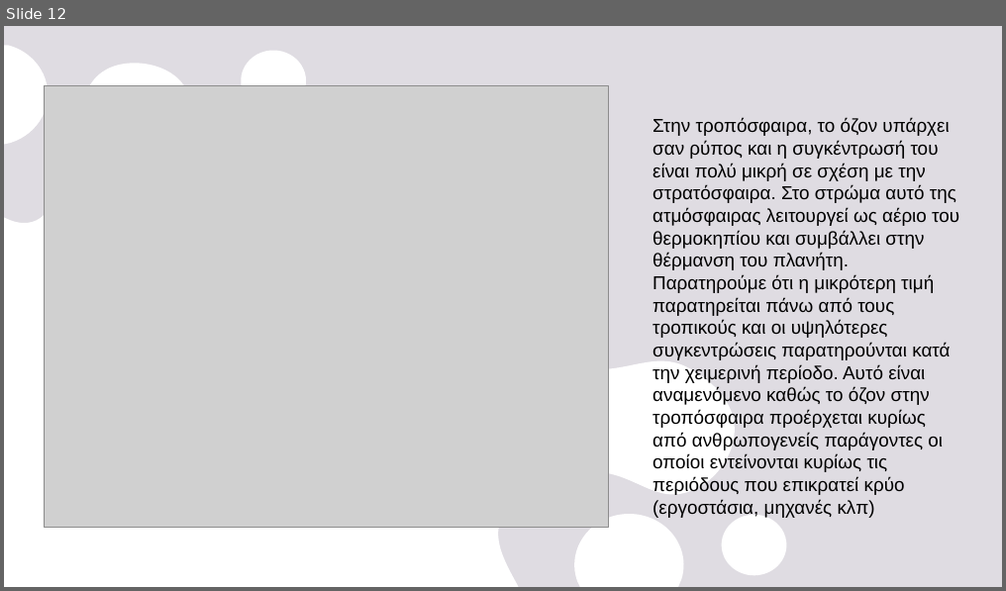
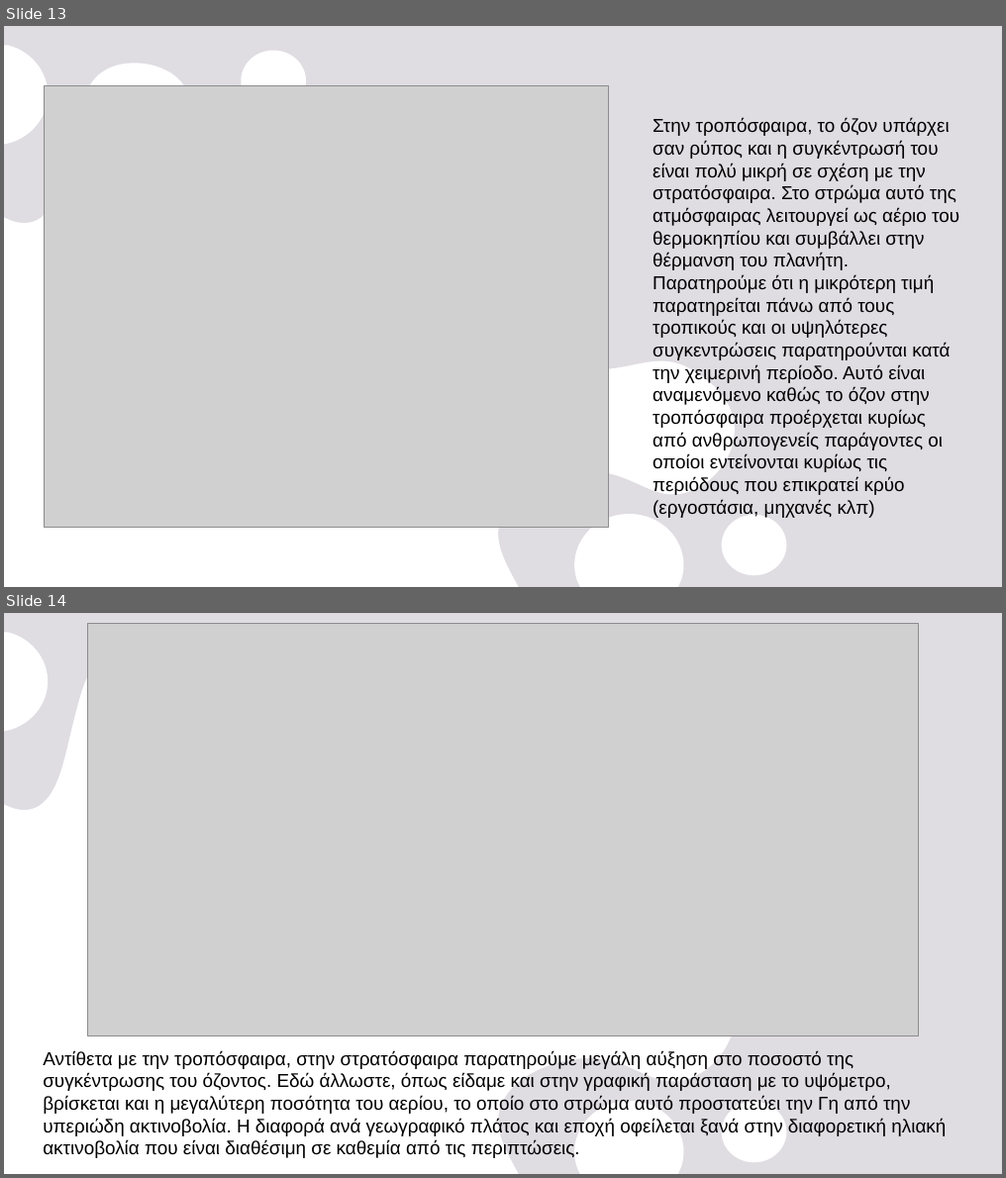
Before and after one commit to nadezsha/MSc---Applied-Meteorology-and-Environmental-Physics, a slide deck: Radiation and Atmosphere Interaction/Report 0/ΕργασίαΜηδέν.pptx. Shown one above the other, each under a label of ours: slide 12 before the commit, slides 13 and 14 after it. The pictures are 1006x591 and 1006x1178 pixels, drawn with LibreOffice and Linux fonts; fonts in the diff are those of the drawing; grey boxes stand for pictures. Boxes give left, top, right and bottom in pixels: in the first picture for what was removed or moved away, otherwise in the second. Text is boxed around its words. In the diff, an @@ line names an element or a change of style, - is before the commit and + after.

```diff
--- a/Radiation and Atmosphere Interaction/Report 0/ΕργασίαΜηδέν.pptx
+++ b/Radiation and Atmosphere Interaction/Report 0/ΕργασίαΜηδέν.pptx
@@ slide 14 added at [4, 613, 1002, 1174], background #E5E2E8; not listed: 2 template elements that a slide beside it also shows @@
@@ picture added at [87, 624, 919, 1036] @@
@@ text added at [43, 1051, 945, 1158], 18 pt, text #000000 @@
+Αντίθετα με την τροπόσφαιρα, στην στρατόσφαιρα παρατηρούμε μεγάλη αύξηση στο ποσοστό της συγκέντρωσης του όζοντος. Εδώ άλλωστε, όπως είδαμε και στην γραφική παράσταση με το υψόμετρο, βρίσκεται και η μεγαλύτερη ποσότητα του αερίου, το οποίο στο στρώμα αυτό προστατεύει την Γη από την υπεριώδη ακτινοβολία. Η διαφορά ανά γεωγραφικό πλάτος και εποχή οφείλεται ξανά στην διαφορετική ηλιακή ακτινοβολία που είναι διαθέσιμη σε καθεμία από τις περιπτώσεις.
@@ what was slide 12 is now slide 13 @@
```
Also in this commit, not shown: 1 slide changed, 4 other slides added.
